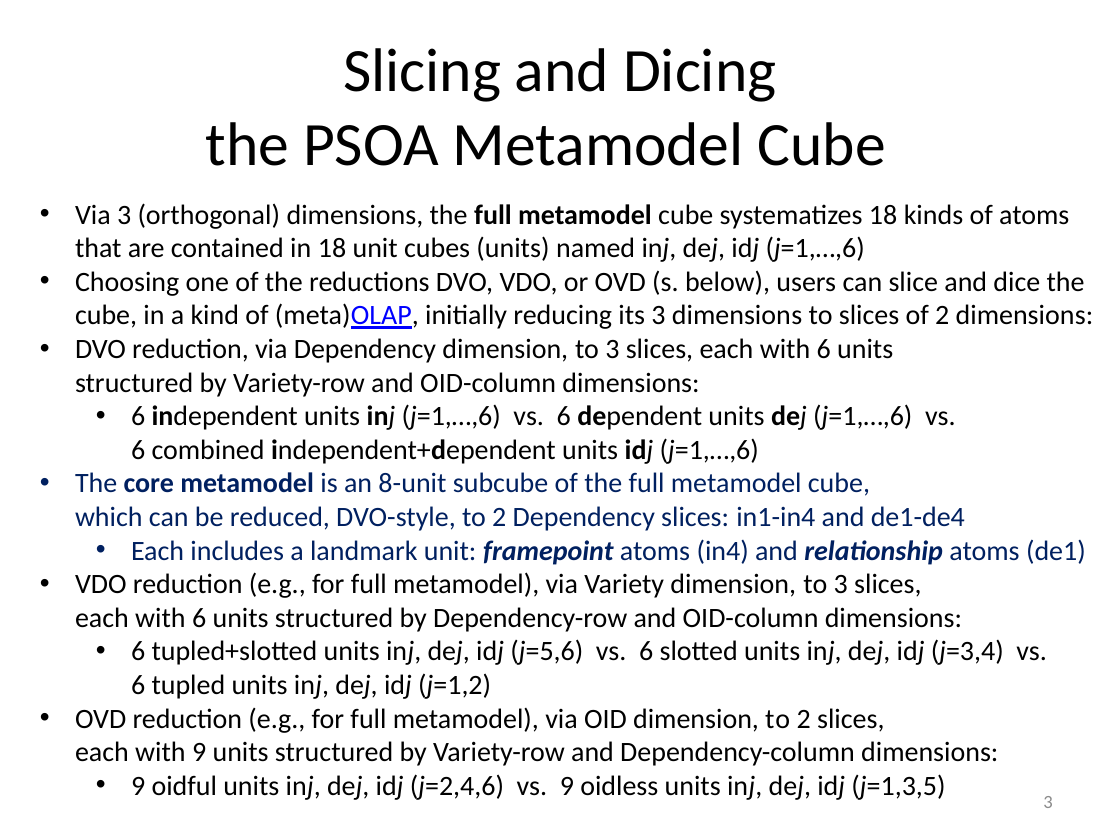
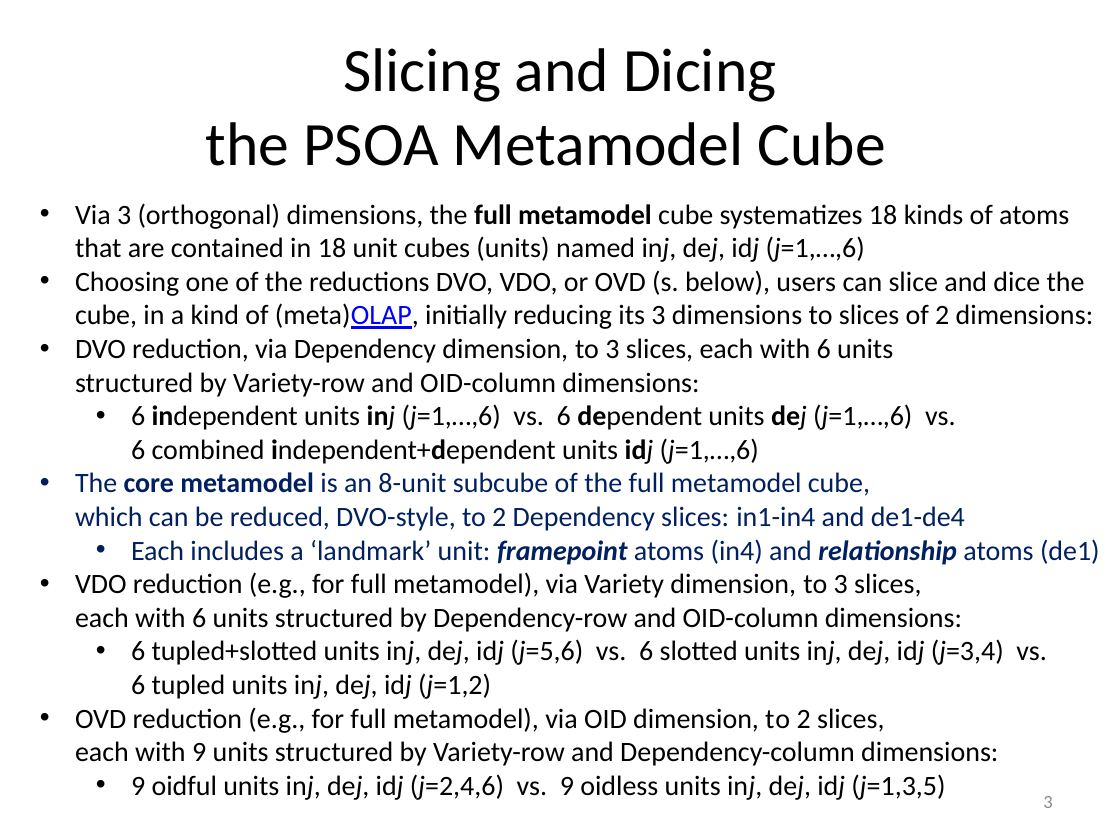
Before and after one commit to RuleML/ruleml-website, a slide deck: slide 3 of talks/PSOAMetamodelGrailogWedding.pptx. Drawn at 1120x840 pixels with LibreOffice and Linux fonts; fonts in the diff are those of the drawing. Boxes give left, top, right and bottom in pixels: in the first picture for what was removed or moved away, otherwise in the second. Text is boxed around its words. In the diff, an @@ line names an element or a change of style, - is before the commit and + after.

```diff
--- a/talks/PSOAMetamodelGrailogWedding.pptx
+++ b/talks/PSOAMetamodelGrailogWedding.pptx
@@ text at [131, 539, 1100, 565]: text changed @@
-  • Each includes a landmark unit: framepoint atoms (in4) and relationship atoms (de1)
+  • Each includes a ‘landmark’ unit: framepoint atoms (in4) and relationship atoms (de1)
```
Also in this commit, not shown: 3 other slides changed, 1 other file.
